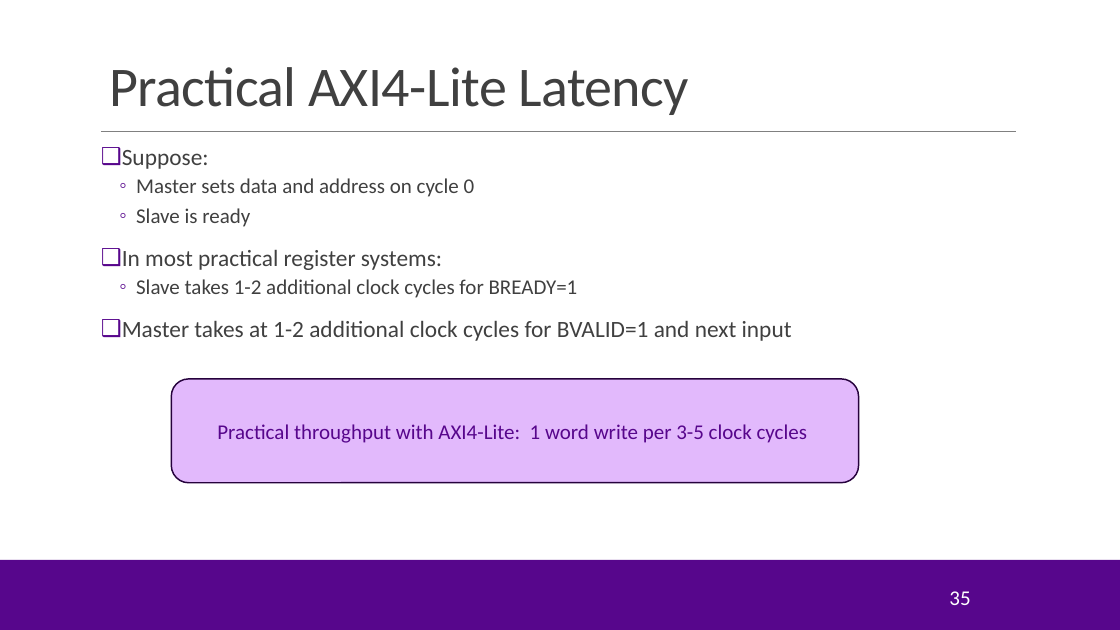
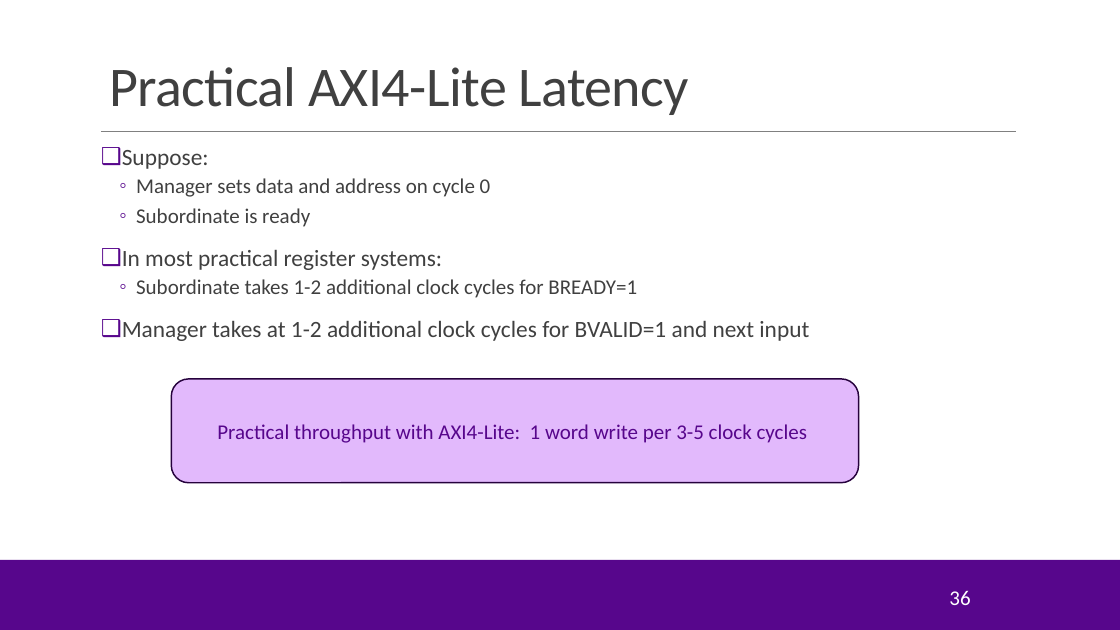
Before and after one commit to sdrangan/hwdesign, a slide deck: slide 36 of units/unit04_procif/procif_v4.pptx (slide 35 before the commit). Drawn at 1120x630 pixels with LibreOffice and Linux fonts; fonts in the diff are those of the drawing; background and template pictures are left out. Boxes give left, top, right and bottom in pixels: in the first picture for what was removed or moved away, otherwise in the second. Text is boxed around its words. In the diff, an @@ line names an element or a change of style, - is before the commit and + after.

```diff
--- a/units/unit04_procif/procif_v4.pptx
+++ b/units/unit04_procif/procif_v4.pptx
@@ text at (136, 178, 491, 227): text changed @@
-  ◦ Master sets data and address on cycle 0
-  ◦ Slave is ready
+  ◦ Manager sets data and address on cycle 0
+  ◦ Subordinate is ready
@@ text at (122, 279, 809, 341): text changed @@
-  ◦ Slave takes 1-2 additional clock cycles for BREADY=1
-❑ Master takes at 1-2 additional clock cycles for BVALID=1 and next input
+  ◦ Subordinate takes 1-2 additional clock cycles for BREADY=1
+❑ Manager takes at 1-2 additional clock cycles for BVALID=1 and next input
@@ page number at (949, 590, 970, 605): text changed @@
-35
+36
```
Also in this commit, not shown: 8 other slides changed, 1 slide added.
